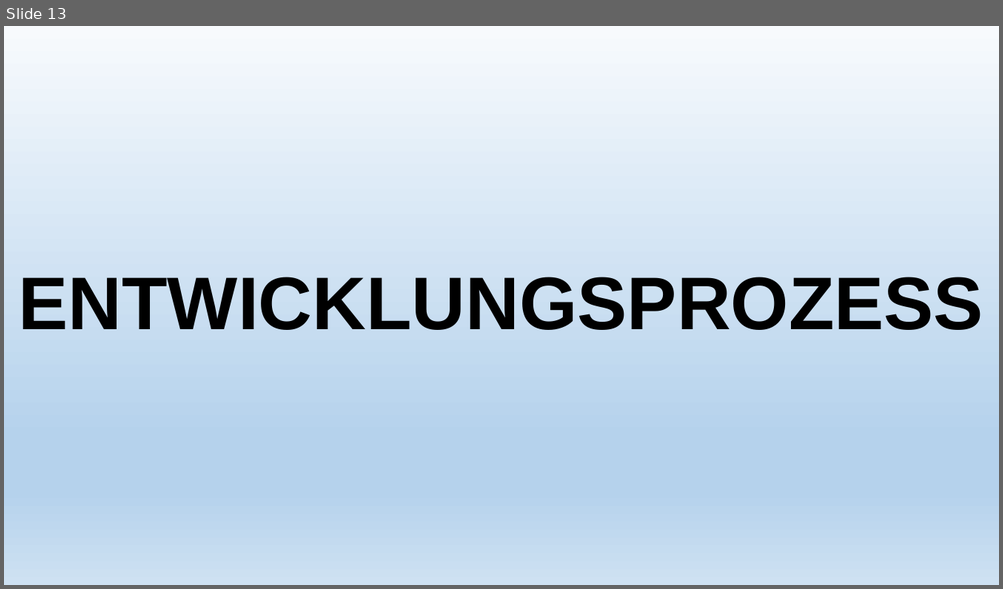
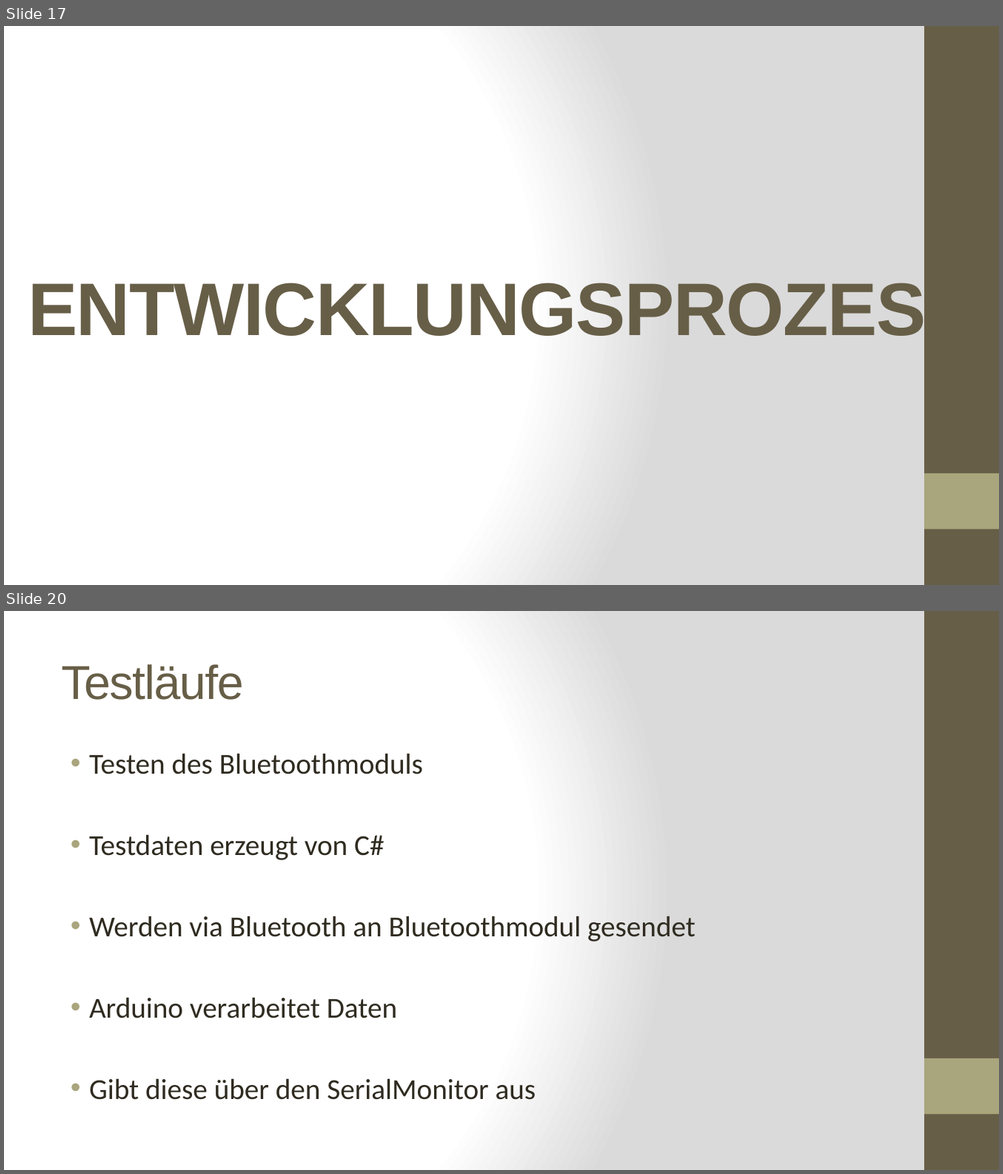
Before and after one commit to LeapMotionRobotTeam/Projekt-Roboter_mit_LeapMotion, a slide deck: Allgemeines/praesentation.pptx. Shown one above the other, each under a label of ours: slide 13 before the commit, slides 17 and 20 after it; the slides between them are not shown. The pictures are 1003x589 and 1003x1174 pixels, drawn with LibreOffice and Linux fonts; fonts in the diff are those of the drawing. Boxes give left, top, right and bottom in pixels: in the first picture for what was removed or moved away, otherwise in the second. Text is boxed around its words. In the diff, an @@ line names an element or a change of style, - is before the commit and + after.

```diff
--- a/Allgemeines/praesentation.pptx
+++ b/Allgemeines/praesentation.pptx
@@ slide 20 added at [4, 611, 999, 1170], background gradient #FFFFFF to #DADADA; not listed: 2 template elements that a slide beside it also shows @@
@@ title added at [61, 664, 243, 700], 46 pt, text #675E47 @@
+Testläufe
@@ text added at [89, 753, 695, 1100], 28 pt, text #2F2B20 @@
+• Testen des Bluetoothmoduls
+• Testdaten erzeugt von C#
+• Werden via Bluetooth an Bluetoothmodul gesendet
+• Arduino verarbeitet Daten
+• Gibt diese über den SerialMonitor aus
@@ what was slide 13 is now slide 17 @@
@@ slide 17 changed as well @@
@@ background gradient #F7FAFD to #B5D2EC to #CEE1F2 to gradient #FFFFFF to #DADADA @@
@@ title "ENTWICKLUNGSPROZESS" at [28, 276, 974, 349]: text colour #000000 to #675E47, letter spacing 0 to -1 pt; line spacing 0.9 to 1 @@
@@ rectangle added at [924, 26, 999, 585], fill #675E47 @@
@@ rectangle added at [924, 474, 999, 530], fill #A9A57C @@
```
Also in this commit, not shown: 13 other slides changed, 8 other slides added.
